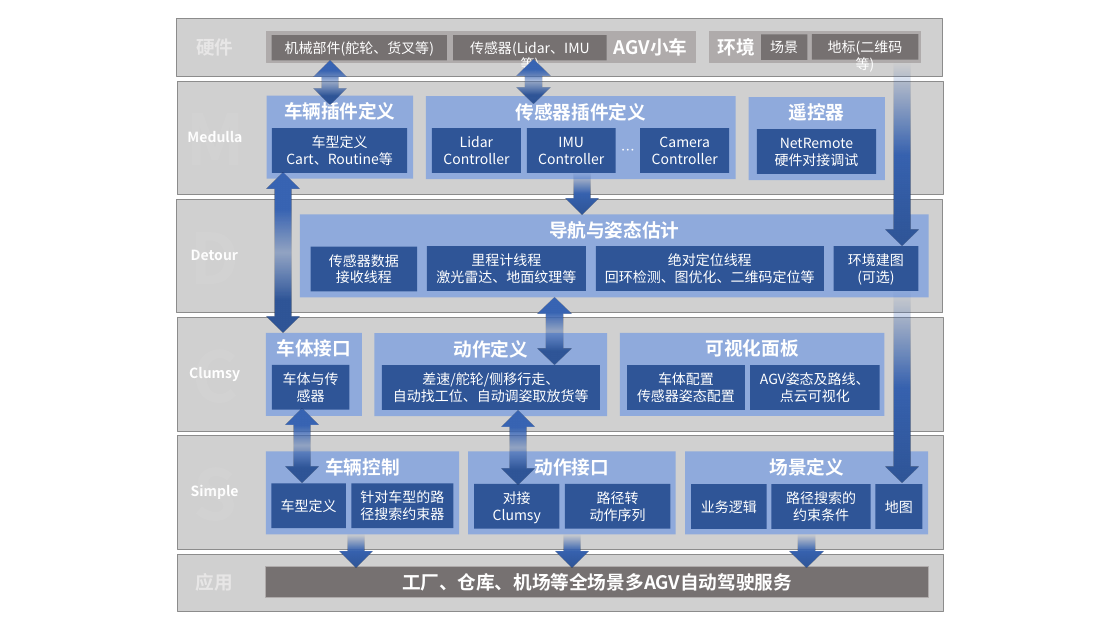
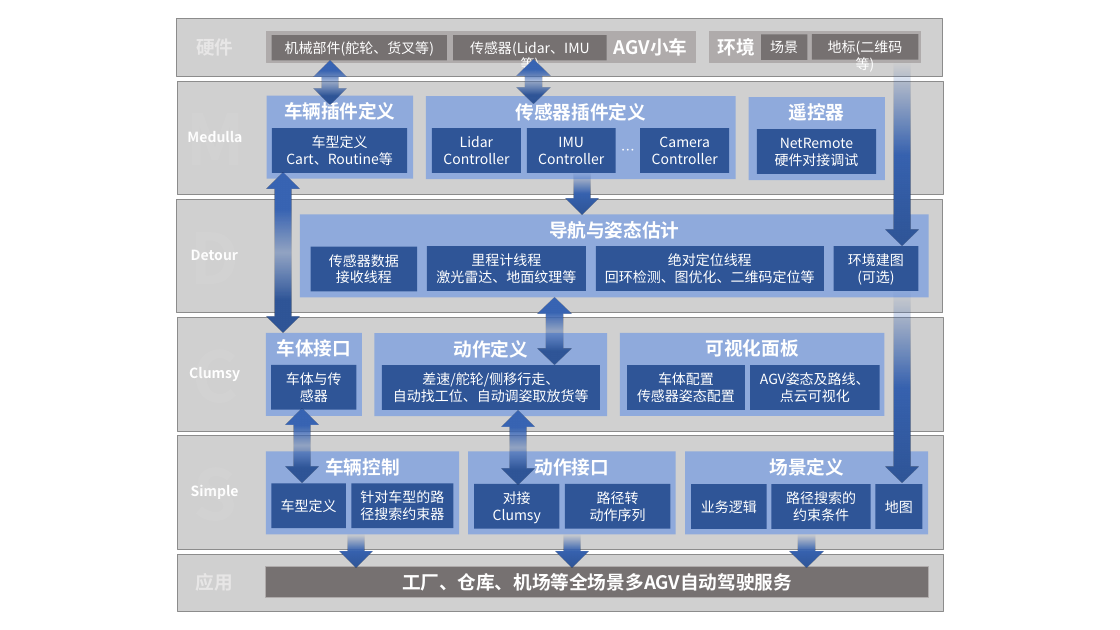
Before and after one commit to Ruifeng-Zhou24/MDCS, a slide deck: slide 3 of pics/wiki_架构介绍_总体架构_0.pptx. Drawn at 1120x630 pixels with LibreOffice and Linux fonts; fonts in the diff are those of the drawing; grey boxes stand for pictures. Boxes give left, top, right and bottom in pixels: in the first picture for what was removed or moved away, otherwise in the second. Text is boxed around its words. In the diff, an @@ line names an element or a change of style, - is before the commit and + after.

```diff
--- a/pics/wiki_架构介绍_总体架构_0.pptx
+++ b/pics/wiki_架构介绍_总体架构_0.pptx
@@ rectangle "车体与传感器": place and size @@
-rectangle "车体与传感器" at bbox=[272, 365, 350, 409]
+rectangle "车体与传感器" at bbox=[271, 365, 357, 409]
```
Also in this commit, not shown: 3 other files.
